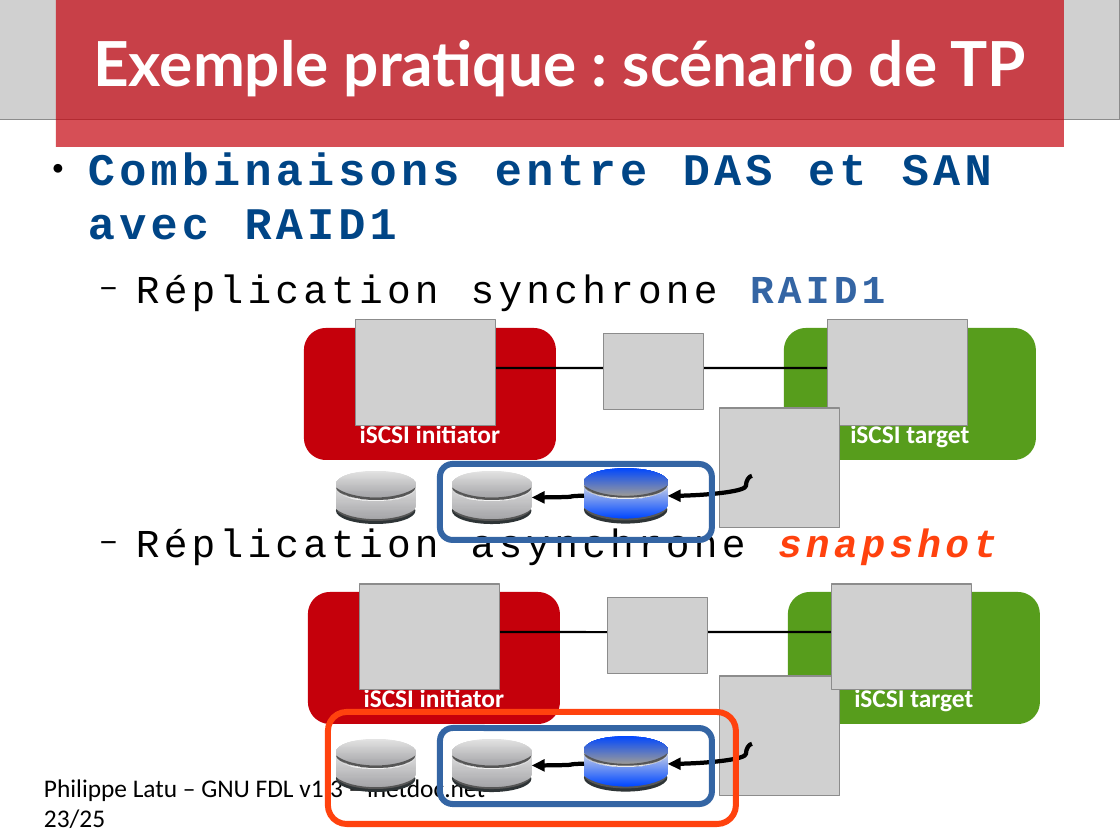
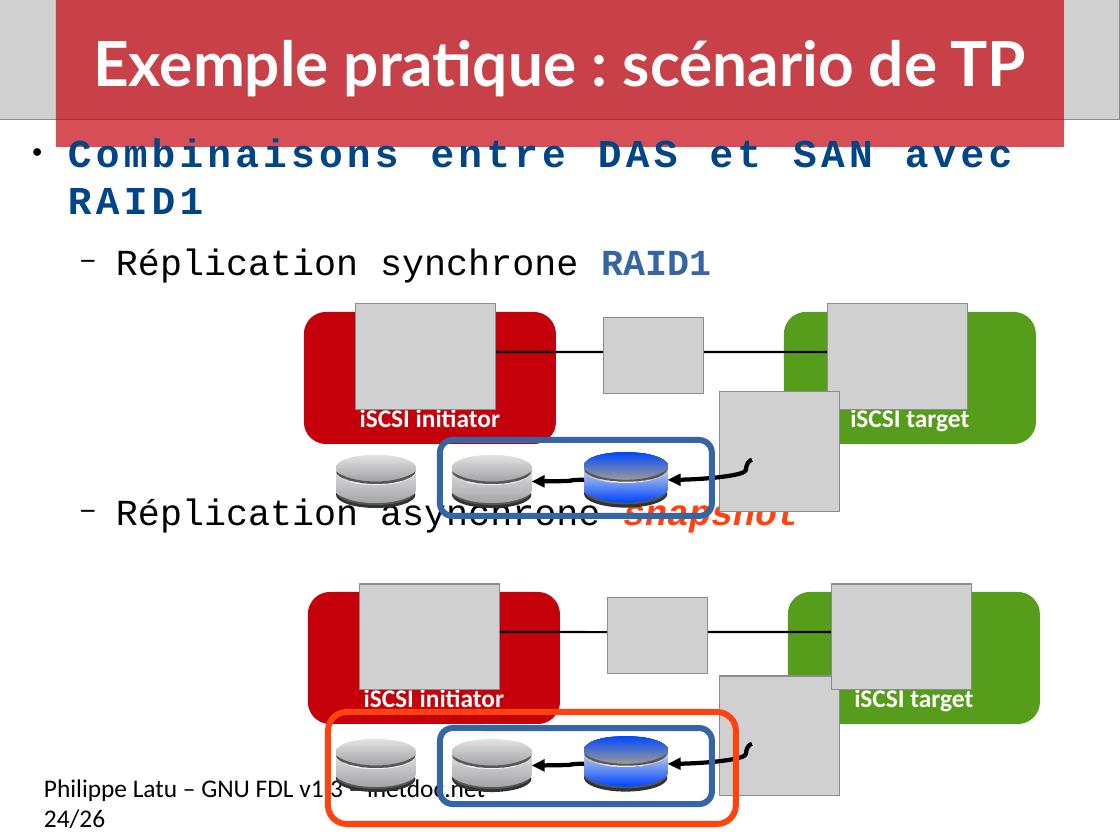
Before and after one commit to platu/inetdoc, a slide deck: slide 24 of presentations/net-storage/net-storage.odp (slide 23 before the commit). Drawn at 1120x840 pixels with LibreOffice and Linux fonts; fonts in the diff are those of the drawing; grey boxes stand for pictures. Boxes give left, top, right and bottom in pixels: in the first picture for what was removed or moved away, otherwise in the second. Text is boxed around its words. In the diff, an @@ line names an element or a change of style, - is before the commit and + after.

```diff
--- a/presentations/net-storage/net-storage.odp
+++ b/presentations/net-storage/net-storage.odp
@@ text "Combinaisons entre DAS et SAN ...": place and size @@
-text "Combinaisons entre DAS et SAN ..." at (88, 153, 997, 566)
+text "Combinaisons entre DAS et SAN ..." at (68, 139, 1012, 533)
@@ text "Combinaisons entre DAS et SAN ..." at (68, 139, 1012, 533): size 32 to 28 pt in "Combinaisons entre DAS et SAN avec RAID1"; size 28 to 26 pt, letter spacing 3 to 0 pt in "Réplication synchrone RAID1", "Réplication asynchrone snapshot" @@
@@ rounded rectangle: place and size @@
-rounded rectangle at (440, 464, 712, 541)
+rounded rectangle at (440, 440, 712, 516)
@@ freeform shape: place and size @@
-freeform shape at (336, 509, 416, 521)
+freeform shape at (336, 472, 416, 485)
@@ freeform shape: place and size @@
-freeform shape at (452, 509, 532, 521)
+freeform shape at (452, 472, 532, 485)
@@ freeform shape: place and size @@
-freeform shape at (584, 508, 668, 520)
+freeform shape at (584, 470, 668, 483)
@@ 12 freeform shapes, 4 pictures, 2 rounded rectangles, 2 lines, 2 curved arrows: place and size @@
-12 freeform shapes, 4 pictures, 2 rounded rectangles, 2 lines, 2 curved arrows at (304, 320, 1037, 528)
+12 freeform shapes, 4 pictures, 2 rounded rectangles, 2 lines, 2 curved arrows at (304, 304, 1037, 512)
@@ 3 freeform shapes: place and size @@
-3 freeform shapes at (336, 486, 668, 501)
+3 freeform shapes at (336, 492, 668, 506)
@@ text at (44, 776, 485, 828): text changed @@
-Philippe Latu – GNU FDL v1.3 – inetdoc.net 23/25
+Philippe Latu – GNU FDL v1.3 – inetdoc.net 24/26
```
Also in this commit, not shown: 15 other slides changed, 1 slide added, 1 other file.
